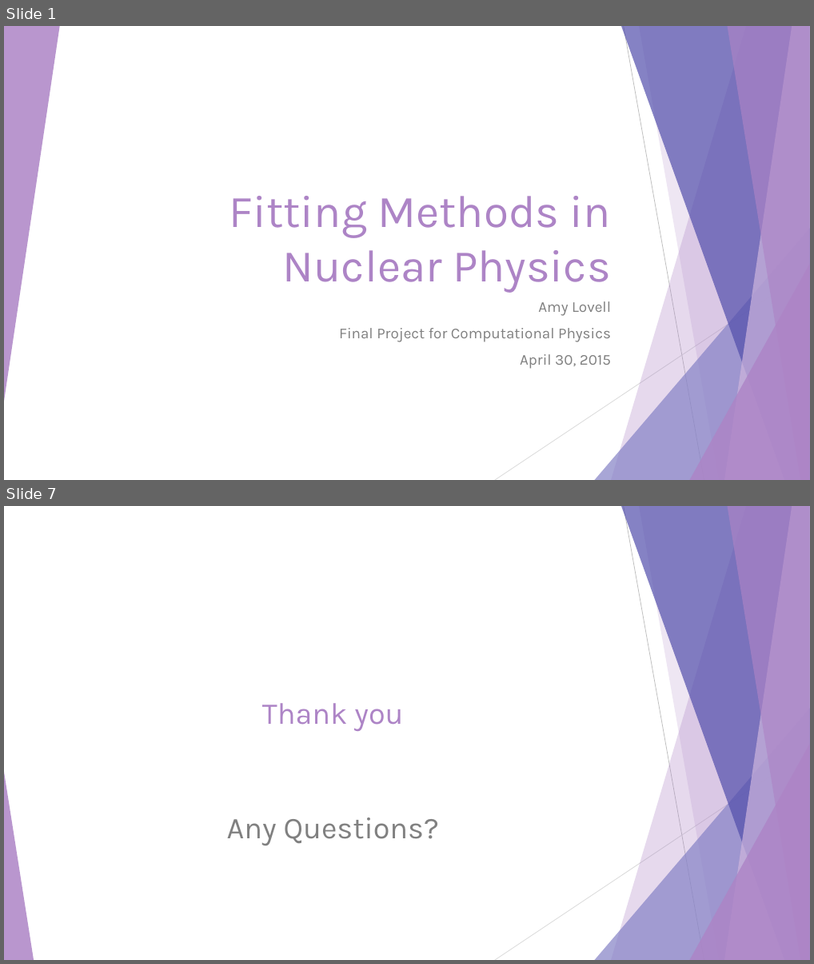
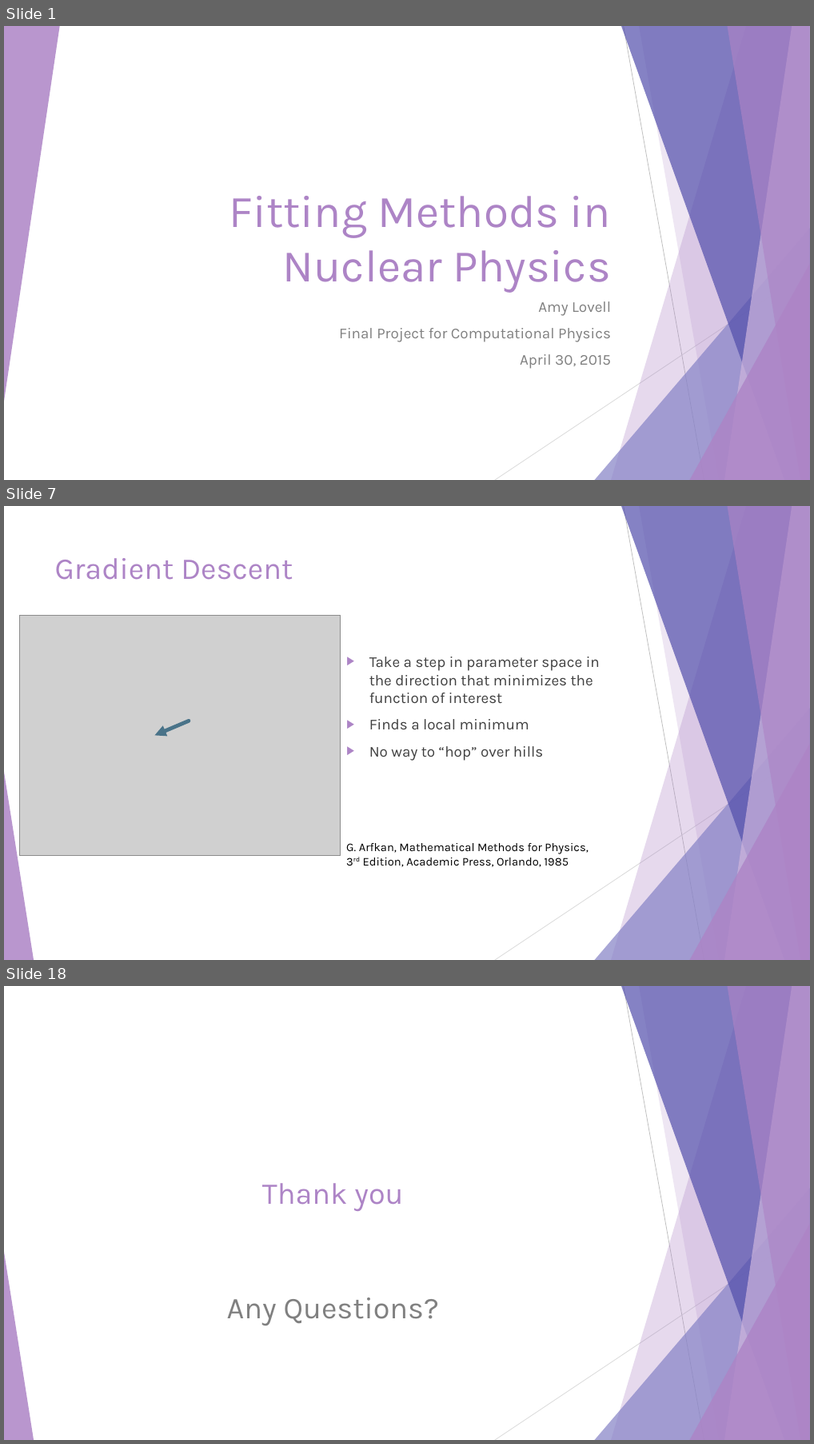
Before and after one commit to alovell/Minimization, a slide deck: Fitting Methods.pptx. Shown one above the other, each under a label of ours: slides 1 and 7 before the commit, slides 1, 7 and 18 after it; the slides between them are not shown. The pictures are 814x964 and 814x1444 pixels, drawn with LibreOffice and Linux fonts; fonts in the diff are those of the drawing; grey boxes stand for pictures. Boxes give left, top, right and bottom in pixels: in the first picture for what was removed or moved away, otherwise in the second. Text is boxed around its words. In the diff, an @@ line names an element or a change of style, - is before the commit and + after.

```diff
--- a/Fitting Methods.pptx
+++ b/Fitting Methods.pptx
@@ slide 7 added at (4, 506, 810, 960), background #FFFFFF; not listed: 10 template elements that a slide beside it also shows @@
@@ title added at (55, 558, 293, 580), 36 pt, text #AD84C6 @@
+Gradient Descent
@@ picture added at (20, 615, 341, 855) @@
@@ text added at (370, 656, 600, 760), 18 pt, text #404040 @@
+▶ Take a step in parameter space in the direction that minimizes the function of interest
+▶ Finds a local minimum
+▶ No way to “hop” over hills
@@ arrow added from (189, 720) to (154, 736), #497389 4.5 pt @@
@@ text added at (346, 843, 588, 867), 14 pt, text #000000 @@
+G. Arfkan, Mathematical Methods for Physics, 3rd Edition, Academic Press, Orlando, 1985
@@ what was slide 7 is now slide 18 @@
```
Also in this commit, not shown: 1 slide changed, 14 other slides added, 4 slides removed.
